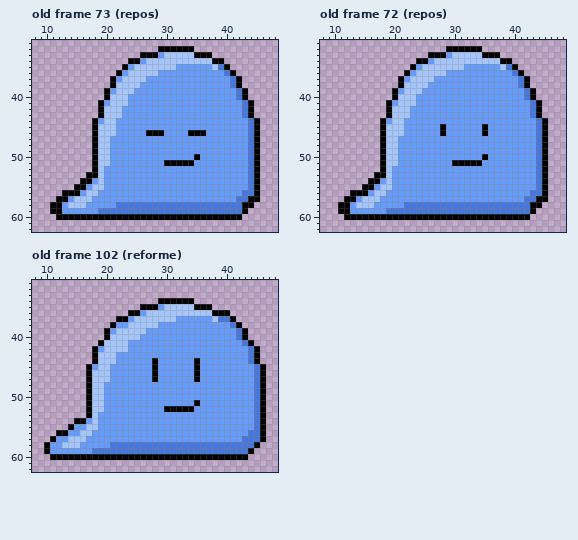
Pixel-art file, stored at animations/limace-complete/limace.aseprite. Above: the version before the commit.
64x64 pixels, 204 frames. Shown: old frame 73 (repos): x 8..48, y 31..62; old frame 72 (repos): x 8..48, y 31..62; old frame 102 (reforme): x 8..48, y 31..62. The commit also changed other frames, which this record leaves out.
After:
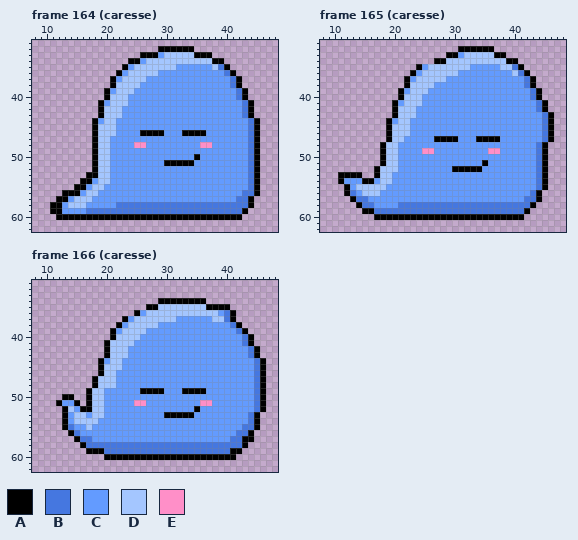
Palette (. is transparent): A #000000  B #4577e0  C #639bff  D #a4c6ff  E #ff8fc8
A new or re-ordered frame is compared with the old frame closest to it.
The edit:
frames 204 -> 211
Frame 164 (caresse) is new; against old frame 73 (repos):
y 46: x 26 C -> A; x 33 C -> A
y 48: x 25..26 CC -> EE; x 36..37 CC -> EE
y 52..54: x 20 C -> D
y 57: x 45 A -> .
y 58: x 43 A -> B
y 59: x 17..18 CC -> BB
Frame 165 (caresse) is new; against old frame 72 (repos):
y 32: x 29..30 AA -> ..; x 35..36 .. -> AA
y 33: x 26..31 AAACDD -> ...AAC; x 35..36 AA -> DD; x 38 . -> A
y 34: x 24..28 AACDD -> ...AA; x 38 A -> D; x 40 . -> A
y 35: x 23..25 ACD -> .AC; x 32 C -> D; x 39..41 BA. -> DBA
y 36: x 22..24 ACD -> .AC; x 29..30 CC -> DD; x 40..42 BA. -> DBA
y 37: x 21..23 ACD -> .AC; x 27..28 CC -> DD; x 41..43 BA. -> CBA
y 38: x 21..22 AD -> .A; x 26 C -> D; x 41..43 BA. -> CBA
y 39: x 20..22 ACD -> .AC; x 25 C -> D; x 42..44 BA. -> CBA
y 40: x 20..21 AD -> .A; x 24 C -> D; x 42..44 BA. -> CBA
y 41: x 19..21 ACD -> .AC; x 24 C -> D; x 43..45 BA. -> CBA
y 42: x 19..20 AD -> .A; x 23 C -> D; x 43..45 BA. -> CBA
y 43: x 19..20 AD -> .A; x 23 C -> D; x 43..46 BA.. -> CCBA
y 44: x 18..20 ACD -> .AC; x 22 C -> D; x 44..46 BA. -> CBA
y 45..46: x 18..19 AD -> .A; x 22 C -> D; x 28 A -> C; x 35 A -> C; x 44..46 BA. -> CBA
y 47: x 18..19 AD -> .A; x 21 C -> D; x 27..30 CCCC -> AAAA; x 34..37 CCCC -> AAAA; x 44..46 BA. -> CBA
y 49: x 25..26 CC -> EE; x 36..37 CC -> EE
y 50: x 35 A -> C
y 51: x 30..35 AAAAAC -> CCCCCA
y 52: x 17..18 .A -> AD; x 20 C -> D; x 30..34 CCCCC -> AAAAA
y 53: x 11..14 .... -> AAAA; x 18 A -> D
y 54: x 11..15 ..... -> ACCCA; x 17..18 AC -> CD
y 55: x 12..17 ...AAC -> ACDDDD; x 19 D -> C
y 56: x 12..16 .AAAC -> ABCDD; x 18 D -> C; x 44..45 BA -> A.
y 57: x 12 A -> .; x 14..17 CDDD -> BBCC; x 45 A -> .
y 58: x 11..16 AACDDD -> ...ABB; x 21 C -> B; x 44 A -> .
y 59: x 11..18 AACCCCCC -> ....AABB; x 42..43 BA -> A.
y 60: x 12..16 AAAAA -> .....; x 42 A -> .
Frame 166 (caresse) is new; against old frame 102 (reforme):
y 34: x 35..36 .. -> AA
y 35: x 26 A -> .; x 29 C -> D; x 35..36 AA -> DD; x 38..40 ... -> AAA
y 36: x 24 A -> .; x 38..41 AAA. -> DCBA
y 37: x 22 A -> .; x 39 B -> D
y 38: x 21..22 AC -> .A
y 39: x 20..22 ACD -> .AC
y 40: x 20..21 AD -> .A; x 42..44 BA. -> CBA
y 41: x 19..20 AD -> .A; x 24 C -> D
y 42: x 18..20 ACD -> ..A
y 43: x 18..20 ADD -> ..A; x 22..23 CC -> DD
y 44: x 18..20 ADD -> .AC; x 22 C -> D; x 28 A -> C; x 35 A -> C; x 44..46 BA. -> CBA
y 45: x 17..19 ACD -> ..A; x 21..22 CC -> DD; x 28 A -> C; x 35 A -> C
y 46: x 17..19 ADD -> ..A; x 21 C -> D; x 28 A -> C; x 35 A -> C
y 47: x 17..18 AD -> .A; x 21 C -> D; x 28 A -> C; x 35 A -> C
y 48: x 17..18 AD -> .A; x 20..21 CC -> DD
y 49: x 26..29 CCCC -> AAAA; x 33..36 CCCC -> AAAA
y 50: x 13..14 .. -> AA
y 51: x 12..15 .... -> ACCA; x 25..26 CC -> EE; x 35..37 ACC -> CEE
y 52: x 13..16 .... -> ADCA; x 30..35 AAAAAC -> CCCCCA
y 53: x 13..17 ....A -> ACDDC; x 19 C -> D; x 30..34 CCCCC -> AAAAA; x 44..46 CBA -> BA.
y 54: x 13..17 ..AAC -> ACDDD; x 44..46 CBA -> BA.
y 55: x 13..14 .A -> AB; x 18 D -> C; x 43..46 CCBA -> BBA.
y 56: x 12..17 AACCDD -> ..ABCC; x 42..46 CCBBA -> BBA..
y 57: x 11..17 ACCDDDC -> ....ABB; x 41..46 CCBBBA -> BBAA..
y 58: x 10..20 ACCDDDCCCCC -> ......ABBBB; x 43..45 BBA -> A..
y 59: x 10..19 ACCCCCCCBB -> .......AAA; x 41..44 BBBA -> AA..
y 60: x 11..19 AAAAAAAAA -> .........; x 42..43 AA -> ..
Where, in picture pixels (left, top, right, bottom), the same in both pictures:
changed: (134, 130, 146, 148)
changed: (182, 130, 212, 148)
changed: (104, 166, 110, 184)
changed: (242, 196, 260, 208)
changed: (86, 208, 98, 214)
changed: (338, 46, 554, 220)
changed: (44, 298, 266, 460)
